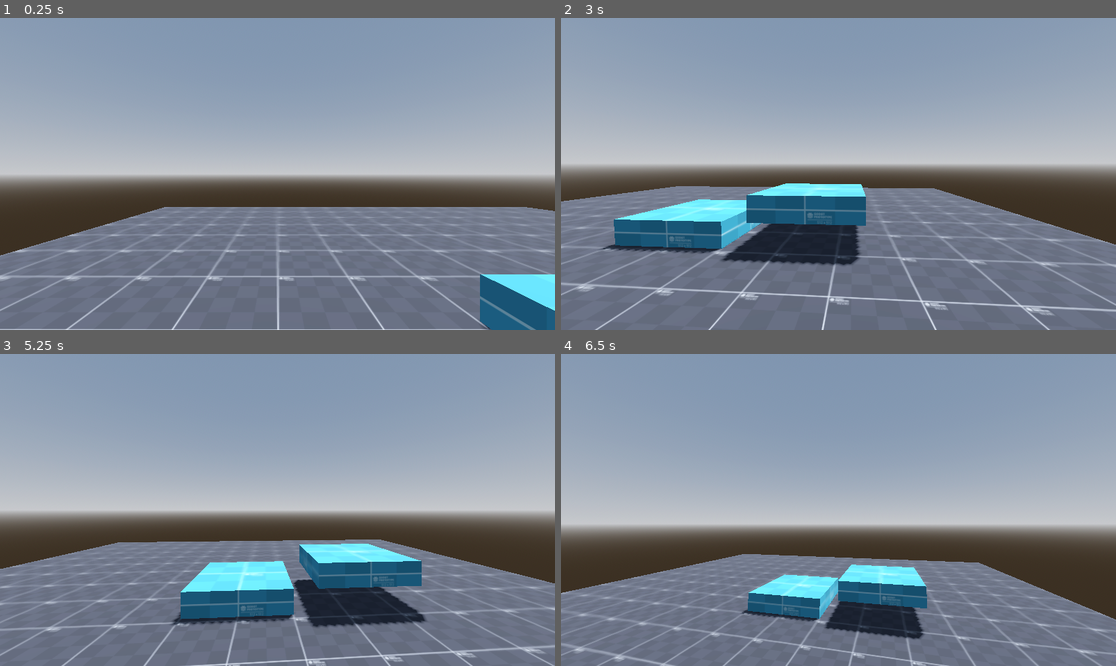
Above: before the commit, frames 1-4 (two rows, left to right).
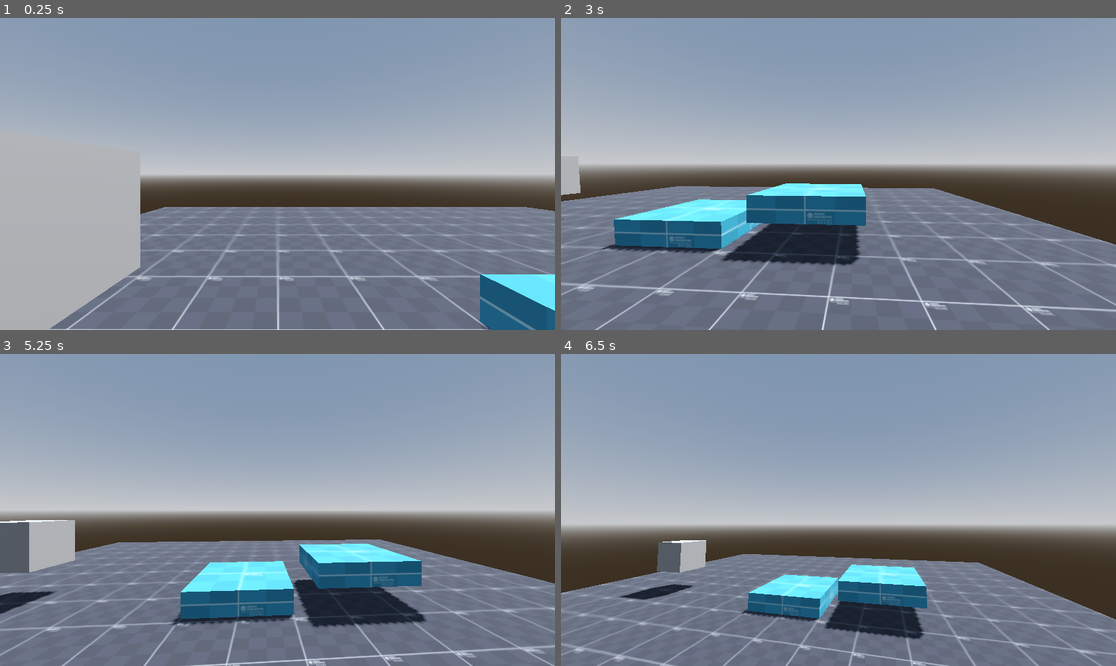
Above: after the commit, the same moments.

Repository: Dr-Sirius/Acerola-Jam-0-Game
Game: Godot game, scene res://Scenes/TestLvL.tscn
Two runs of this game, one before a commit and one after it. Both use one fixed random seed, a clock stepped at 60 frames per second and the inputs below.
Inputs (mouse positions are in pixels of both pictures, inside the frame that each line leads up to):
- Up to frame 1 (0.25 s): no input
- Up to frame 2 (3 s): tap Enter (ui_accept) at 0.5, 0.77, 1.52 s; move the mouse to (866, 174) at 0.52 s; hold D (right) 0.53-1.28 s; tap Q (Switch Position) at 0.6, 2.1 s; move the mouse to (810, 174) at 1.27 s; hold S (backward) 1.28-2.03 s; tap W (forwared) at 1.35, 2.85 s; move the mouse to (849, 167) at 2.02 s; hold D (right) from 2.03 s (still down); move the mouse to (832, 180) at 2.77 s
- Up to frame 3 (5.25 s): tap Enter (ui_accept) at 3.02, 3.77, 4.52 s; move the mouse to (316, 513) at 3.52 s; release D (right) at 3.53 s; hold A (left) 3.53-5.03 s; tap Q (Switch Position) at 3.6, 5.1 s; move the mouse to (233, 506) at 4.27 s; tap W (forwared) at 4.35 s; move the mouse to (283, 510) at 5.02 s; hold S (backward) from 5.03 s (still down)
- Up to frame 4 (6.5 s): move the mouse to (816, 503) at 5.77 s; release S (backward) at 5.78 s; hold D (right) from 5.78 s (still down); tap W (forwared) at 5.85 s; tap Enter (ui_accept) at 6.02 s

The runs differ from the first frame. In frame 1, 10% of the frame differs, in the area x 0-26%, y 51-100%; in frame 2, 0.3%; in frame 3, 2.4%; in frame 4, 1.1%.

Commit message:
Reorganized file system and began implementation of checkpoint system

Diff:
--- a/Scenes/TestLvL.tscn
+++ b/Scenes/TestLvL.tscn
@@ -1,9 +1,10 @@
-[gd_scene load_steps=8 format=3 uid="uid://c5nny4wffv8ee"]
+[gd_scene load_steps=9 format=3 uid="uid://c5nny4wffv8ee"]
 
 [ext_resource type="PackedScene" uid="uid://4wf6dp5duoqt" path="res://Assests/Blocks/BlackBlock.tscn" id="1_qx6qb"]
 [ext_resource type="PackedScene" uid="uid://typ5uys47m6m" path="res://Assests/Blocks/BlueBlock.tscn" id="2_k41hk"]
 [ext_resource type="PackedScene" uid="uid://bdy4vbxxar34d" path="res://Scenes/player.tscn" id="3_27q0p"]
-[ext_resource type="PackedScene" path="res://Scenes/switch.tscn" id="4_ol8c2"]
+[ext_resource type="PackedScene" uid="uid://b4oa5mpqktbyo" path="res://Scenes/switch.tscn" id="4_ol8c2"]
+[ext_resource type="PackedScene" uid="uid://bloscphy56crt" path="res://Scenes/check_point.tscn" id="5_hdugn"]
 
 [sub_resource type="ProceduralSkyMaterial" id="ProceduralSkyMaterial_rvsng"]
 sky_horizon_color = Color(0.64625, 0.65575, 0.67075, 1)
@@ -42,6 +43,8 @@
 transform = Transform3D(2, 0, 0, 0, 2, 0, 0, 0, 2, 2.47696, 1.0571, -0.0248312)
 size = Vector3(1, 0.235352, 1)
 
+[node name="Kill" type="Node3D" parent="BottomLVL/BlueBlock2"]
+
 [node name="Player" parent="BottomLVL" instance=ExtResource("3_27q0p")]
 transform = Transform3D(1, 0, 0, 0, 1, 0, 0, 0, 1, -3, 1.5, 1)
 
@@ -66,3 +69,6 @@
 [node name="BlueBlock3" parent="TopLVL" instance=ExtResource("2_k41hk")]
 transform = Transform3D(2, 0, 0, 0, 2, 0, 0, 0, 2, 5.06068, 1.4239, -0.0248312)
 size = Vector3(1, 0.235352, 1)
+
+[node name="CheckPoint" parent="." instance=ExtResource("5_hdugn")]
+transform = Transform3D(1, 0, 0, 0, 1, 0, 0, 0, 1, -4.69409, 1.5176, -0.268322)
--- /dev/null
+++ b/Scenes/check_point.tscn
@@ -0,0 +1,20 @@
+[gd_scene load_steps=4 format=3 uid="uid://bloscphy56crt"]
+
+[ext_resource type="Script" path="res://Scripts/CheckPoint.gd" id="1_y2h6n"]
+
+[sub_resource type="BoxShape3D" id="BoxShape3D_66wjd"]
+
+[sub_resource type="BoxMesh" id="BoxMesh_q8fmv"]
+
+[node name="CheckPoint" type="Area3D"]
+script = ExtResource("1_y2h6n")
+
+[node name="CollisionShape3D" type="CollisionShape3D" parent="."]
+transform = Transform3D(2, 0, 0, 0, 2, 0, 0, 0, 2, 0, 0, 0)
+shape = SubResource("BoxShape3D_66wjd")
+
+[node name="CheckPointVisual" type="MeshInstance3D" parent="."]
+unique_name_in_owner = true
+mesh = SubResource("BoxMesh_q8fmv")
+
+[connection signal="body_entered" from="." to="." method="_on_body_entered"]
--- a/Scenes/player.tscn
+++ b/Scenes/player.tscn
@@ -1,8 +1,12 @@
-[gd_scene load_steps=3 format=3 uid="uid://bdy4vbxxar34d"]
+[gd_scene load_steps=4 format=3 uid="uid://bdy4vbxxar34d"]
 
-[ext_resource type="Script" path="res://Player.gd" id="1_u3e0c"]
+[ext_resource type="Script" path="res://Scripts/Player.gd" id="1_u3e0c"]
 
 [sub_resource type="CapsuleShape3D" id="CapsuleShape3D_rbj7s"]
+
+[sub_resource type="CapsuleShape3D" id="CapsuleShape3D_nte4m"]
+radius = 0.392515
+height = 1.52984
 
 [node name="Player" type="CharacterBody3D"]
 script = ExtResource("1_u3e0c")
@@ -13,3 +17,10 @@
 [node name="Cam" type="Camera3D" parent="."]
 unique_name_in_owner = true
 transform = Transform3D(1, 0, 0, 0, 1, 0, 0, 0, 1, 0, 0.471346, 0)
+
+[node name="Area" type="Area3D" parent="."]
+
+[node name="CollisionShape3D" type="CollisionShape3D" parent="Area"]
+shape = SubResource("CapsuleShape3D_nte4m")
+
+[connection signal="body_entered" from="Area" to="." method="_on_area_body_entered"]
--- a/Scenes/switch.tscn
+++ b/Scenes/switch.tscn
@@ -1,8 +1,10 @@
-[gd_scene load_steps=3 format=3 uid="uid://b4oa5mpqktbyo"]
+[gd_scene load_steps=4 format=3 uid="uid://b4oa5mpqktbyo"]
 
-[ext_resource type="Script" path="res://Switch.gd" id="1_j4s2q"]
+[ext_resource type="Script" path="res://Scripts/Switch.gd" id="1_j4s2q"]
 
 [sub_resource type="BoxMesh" id="BoxMesh_5ae6g"]
+
+[sub_resource type="BoxShape3D" id="BoxShape3D_24dn7"]
 
 [node name="Switch" type="Node3D"]
 script = ExtResource("1_j4s2q")
@@ -13,3 +15,6 @@
 [node name="SwitchTimer" type="Timer" parent="."]
 unique_name_in_owner = true
 one_shot = true
+
+[node name="CollisionShape3D" type="CollisionShape3D" parent="."]
+shape = SubResource("BoxShape3D_24dn7")
--- /dev/null
+++ b/Scripts/CheckPoint.gd
@@ -0,0 +1,8 @@
+extends Area3D
+
+@onready var check_point_visual = %CheckPointVisual
+
+
+func _on_body_entered(body):
+	if body.is_in_group("Player"):
+		body.check_point = check_point_visual.global_position
--- a/Player.gd
+++ b/Scripts/Player.gd
@@ -6,9 +6,11 @@
 
 @onready var cam = %Cam
 
+@export var check_point: Vector3
 # Get the gravity from the project settings to be synced with RigidBody nodes.
 var gravity = ProjectSettings.get_setting("physics/3d/default_gravity")
 var is_captured = false
+
 
 func _ready():
 	Input.mouse_mode = Input.MOUSE_MODE_CAPTURED
@@ -51,3 +53,8 @@
 		velocity.z = move_toward(velocity.z, 0, SPEED)
 
 	move_and_slide()
+
+
+func _on_area_body_entered(body):
+	if body.has_node("Kill"):
+		global_position = check_point
Renamed: Switch.gd -> Scripts/Switch.gd
